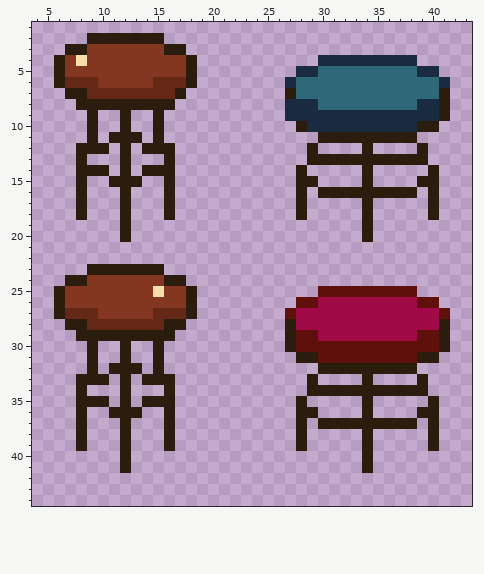
Two states of a pixel-art sprite, Assets/Art/Sprites/Objects/Furniture/Barstools.png. The first picture shows the starting point.
The file is 50x50 pixels. Pixels under 10% opacity are left out. Colours within 5 levels of each other are drawn and written as one. Shown: x 4..43, y 1..44.
Once edited:
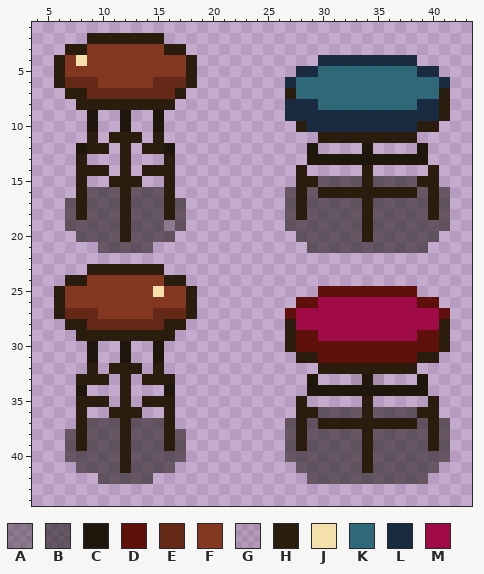
Palette (. is transparent): A #150f0a51  B #150f0a88  C #1f160c  D #60100a  E #642817  F #833620  G #2a1d0d1b  H #2a1d0d  J #f5dfaa  K #2f6878  L #1a2a40  M #a00b47
The edit:
y 9..10: x 9 H -> C; x 12 H -> C; x 15 H -> C
y 12: x 8 H -> C; x 16 H -> C; x 29 H -> C; x 34 H -> C; x 39 H -> C
y 13: x 29..39 HHHHHHHHHHH -> CCCCCCCCCCC
y 15: x 30..33 .... -> BBBB; x 35..38 .... -> BBBB
y 16: x 9..11 ... -> BBB; x 13..15 ... -> BBB; x 27 . -> B; x 29 . -> B; x 39 . -> B; x 41 . -> B
y 17..18: x 7 . -> B; x 9..11 ... -> BBB; x 13..15 ... -> BBB; x 17 . -> B; x 27 . -> B; x 29..33 ..... -> BBBBB; x 35..39 ..... -> BBBBB; x 41 . -> B
y 19: x 7..11 ..... -> BBBBB; x 13..17 ..... -> BBBAB; x 27..33 ....... -> BBBBBBB; x 35..41 ....... -> BBBBBBB
y 20: x 8..11 .... -> BBBB; x 13..16 .... -> BBBB; x 28..33 ...... -> BBBBBB; x 35..40 ...... -> BBBBBB
y 21: x 10..14 ..... -> BBBBB; x 29..39 ........... -> BBBBBBBBBBB
y 30..31: x 9 H -> C; x 12 H -> C; x 15 H -> C
y 33: x 29 H -> C; x 33..35 .H. -> GCG; x 39 H -> C
y 34: x 8 H -> C; x 16 H -> C; x 29..39 HHHHHHHHHHH -> CCCCCCCCCCC
y 36: x 30..33 .... -> BBBB; x 35..38 .... -> BBBB
y 37: x 9..11 ... -> BBB; x 13..15 ... -> BBB; x 27 . -> B; x 29 . -> B; x 39 . -> B; x 41 . -> B
y 38..39: x 7 . -> B; x 9..11 ... -> BBB; x 13..15 ... -> BBB; x 17 . -> B; x 27 . -> B; x 29..33 ..... -> BBBBB; x 35..39 ..... -> BBBBB; x 41 . -> B
y 40: x 7..11 ..... -> BBBBB; x 13..17 ..... -> BBBBB; x 27..33 ....... -> BBBBBBB; x 35..41 ....... -> BBBBBBB
y 41: x 8..11 .... -> BBBB; x 13..16 .... -> BBBB; x 28..33 ...... -> BBBBBB; x 35..40 ...... -> BBBBBB
y 42: x 10..14 ..... -> BBBBB; x 29..39 ........... -> BBBBBBBBBBB
